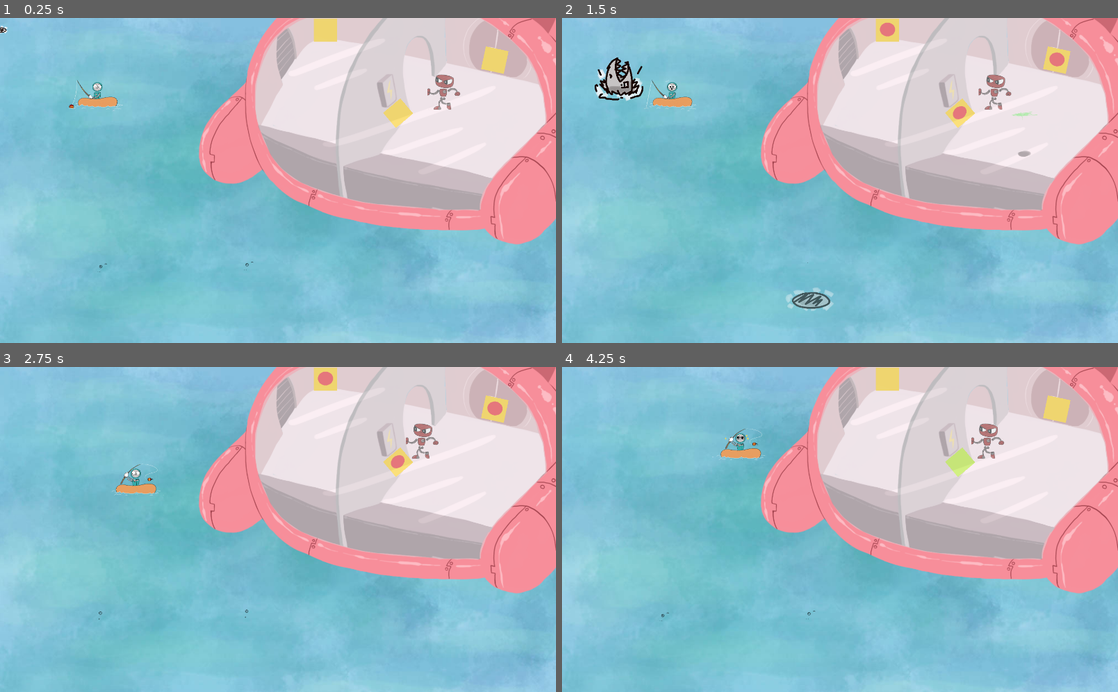
Above: before the commit, frames 1-4 (two rows, left to right).
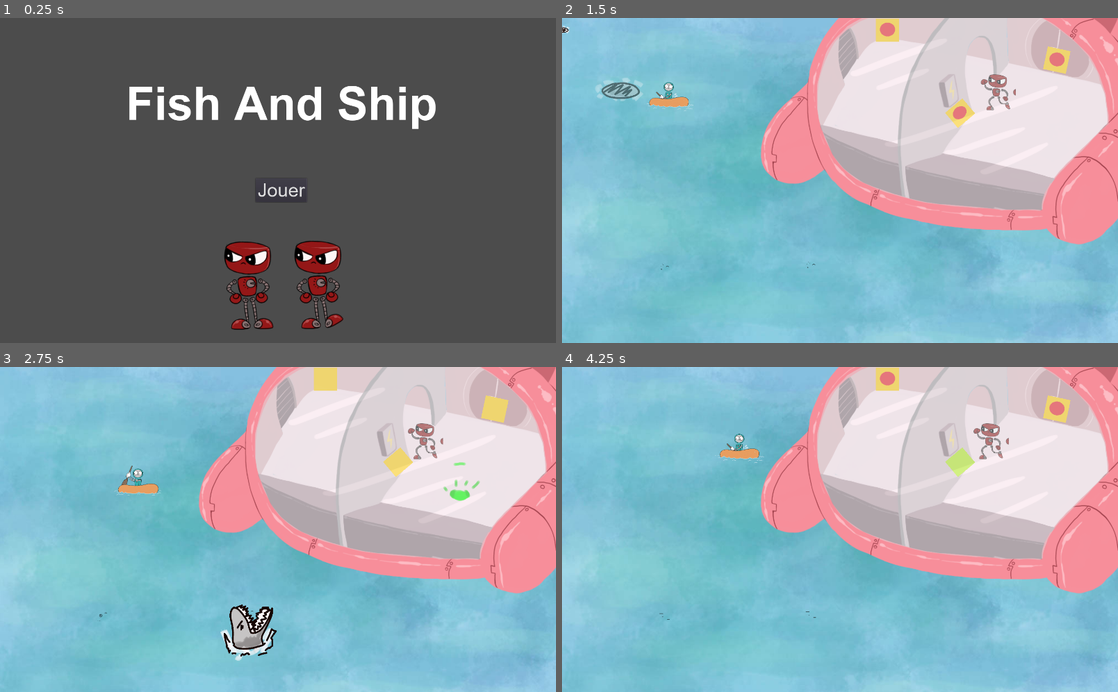
Above: after the commit, the same moments.

Repository: Majimo/FishAndShip
Game: Godot game, scene res://scenes/Intro.tscn
The game is run twice, just before and just after one commit, with the same random seed, the same clock (stepped at 60 frames per second) and the same inputs. Before the commit the project starts from res://scenes/MainWorld.tscn.
Inputs (mouse positions are in pixels of both pictures, inside the frame that each line leads up to):
- Up to frame 1 (0.25 s): no input
- Up to frame 2 (1.5 s): click (845, 190) at 0.5 s, where only the run after the commit has a clickable "Jouer"; hold Right (ui_right) from 1.28 s (still down); hold Q (ui_left2) from 1.28 s (still down)
- Up to frame 3 (2.75 s): tap D (ui_right2) at 1.55, 2.1 s; release Right (ui_right) at 2.03 s; release Q (ui_left2) at 2.03 s; hold Down (ui_down) from 2.03 s (still down); tap Z (ui_up2) at 2.3 s
- Up to frame 4 (4.25 s): release Down (ui_down) at 2.78 s; hold Right (ui_right) 2.78-3.53 s; hold Z (ui_up2) 2.78-3.53 s; tap Q (ui_left2) at 3.05, 3.6 s; hold Up (ui_up) from 3.53 s (still down); tap D (ui_right2) at 3.8 s

The runs differ from the first frame. In frame 1, 100% of the frame differs, in the area x 0-100%, y 0-100%; in frame 2, 1.8%; in frame 3, 2.1%; in frame 4, 0.7%.

Commit message:
quickfix: MainWorld

Diff:
--- a/project.godot
+++ b/project.godot
@@ -16,17 +16,13 @@
 [application]
 
 config/name="FishAndShip"
-run/main_scene="res://scenes/MainWorld.tscn"
+run/main_scene="res://scenes/Intro.tscn"
 config/icon="res://icon.png"
 
 [display]
 
 window/size/width=1536
 window/size/height=900
-window/size/test_width=1024
-window/size/test_height=600
-window/stretch/mode="viewport"
-window/stretch/aspect="keep"
 
 [input]
 
@@ -58,24 +54,28 @@
 , Object(InputEventJoypadMotion,"resource_local_to_scene":false,"resource_name":"","device":0,"axis":1,"axis_value":1.0,"script":null)
  ]
 }
-ui_up2={
+ui_right2={
 "deadzone": 0.5,
-"events": [ Object(InputEventKey,"resource_local_to_scene":false,"resource_name":"","device":0,"alt":false,"shift":false,"control":false,"meta":false,"command":false,"pressed":false,"scancode":90,"unicode":0,"echo":false,"script":null)
+"events": [ Object(InputEventJoypadMotion,"resource_local_to_scene":false,"resource_name":"","device":1,"axis":0,"axis_value":1.0,"script":null)
+, Object(InputEventKey,"resource_local_to_scene":false,"resource_name":"","device":0,"alt":false,"shift":false,"control":false,"meta":false,"command":false,"pressed":false,"scancode":68,"unicode":0,"echo":false,"script":null)
+ ]
+}
+ui_left2={
+"deadzone": 0.5,
+"events": [ Object(InputEventJoypadMotion,"resource_local_to_scene":false,"resource_name":"","device":1,"axis":0,"axis_value":-1.0,"script":null)
+, Object(InputEventKey,"resource_local_to_scene":false,"resource_name":"","device":0,"alt":false,"shift":false,"control":false,"meta":false,"command":false,"pressed":false,"scancode":81,"unicode":0,"echo":false,"script":null)
  ]
 }
 ui_down2={
 "deadzone": 0.5,
-"events": [ Object(InputEventKey,"resource_local_to_scene":false,"resource_name":"","device":0,"alt":false,"shift":false,"control":false,"meta":false,"command":false,"pressed":false,"scancode":83,"unicode":0,"echo":false,"script":null)
+"events": [ Object(InputEventJoypadMotion,"resource_local_to_scene":false,"resource_name":"","device":1,"axis":1,"axis_value":1.0,"script":null)
+, Object(InputEventKey,"resource_local_to_scene":false,"resource_name":"","device":0,"alt":false,"shift":false,"control":false,"meta":false,"command":false,"pressed":false,"scancode":83,"unicode":0,"echo":false,"script":null)
  ]
 }
-ui_right2={
+ui_up2={
 "deadzone": 0.5,
-"events": [ Object(InputEventKey,"resource_local_to_scene":false,"resource_name":"","device":0,"alt":false,"shift":false,"control":false,"meta":false,"command":false,"pressed":false,"scancode":68,"unicode":0,"echo":false,"script":null)
- ]
-}
-ui_left2={
-"deadzone": 0.5,
-"events": [ Object(InputEventKey,"resource_local_to_scene":false,"resource_name":"","device":0,"alt":false,"shift":false,"control":false,"meta":false,"command":false,"pressed":false,"scancode":81,"unicode":0,"echo":false,"script":null)
+"events": [ Object(InputEventJoypadMotion,"resource_local_to_scene":false,"resource_name":"","device":1,"axis":1,"axis_value":-1.0,"script":null)
+, Object(InputEventKey,"resource_local_to_scene":false,"resource_name":"","device":0,"alt":false,"shift":false,"control":false,"meta":false,"command":false,"pressed":false,"scancode":90,"unicode":0,"echo":false,"script":null)
  ]
 }
 
--- a/scenes/Perso.tscn
+++ b/scenes/Perso.tscn
@@ -9,88 +9,88 @@
 [ext_resource path="res://sounds/Soudage.wav" type="AudioStream" id=7]
 [ext_resource path="res://sounds/Choc.wav" type="AudioStream" id=8]
 
-[sub_resource type="AtlasTexture" id=13]
+[sub_resource type="AtlasTexture" id=1]
 flags = 4
 atlas = ExtResource( 5 )
 region = Rect2( 256, 0, 256, 300 )
 
-[sub_resource type="AtlasTexture" id=14]
+[sub_resource type="AtlasTexture" id=2]
 flags = 4
 atlas = ExtResource( 5 )
 region = Rect2( 512, 0, 256, 300 )
 
-[sub_resource type="AtlasTexture" id=1]
+[sub_resource type="AtlasTexture" id=3]
+flags = 4
+atlas = ExtResource( 1 )
+region = Rect2( 0, 0, 341, 256 )
+
+[sub_resource type="AtlasTexture" id=4]
+flags = 4
+atlas = ExtResource( 1 )
+region = Rect2( 341, 0, 341, 256 )
+
+[sub_resource type="AtlasTexture" id=5]
+flags = 4
+atlas = ExtResource( 1 )
+region = Rect2( 682, 0, 341, 256 )
+
+[sub_resource type="AtlasTexture" id=6]
+flags = 4
+atlas = ExtResource( 3 )
+region = Rect2( 0, 0, 378, 256 )
+
+[sub_resource type="AtlasTexture" id=7]
+flags = 4
+atlas = ExtResource( 3 )
+region = Rect2( 378, 0, 378, 256 )
+
+[sub_resource type="AtlasTexture" id=8]
+flags = 4
+atlas = ExtResource( 3 )
+region = Rect2( 756, 0, 378, 256 )
+
+[sub_resource type="AtlasTexture" id=9]
+flags = 4
+atlas = ExtResource( 3 )
+region = Rect2( 1134, 0, 378, 256 )
+
+[sub_resource type="AtlasTexture" id=10]
 flags = 4
 atlas = ExtResource( 4 )
 region = Rect2( 256, 0, 256, 300 )
 
-[sub_resource type="AtlasTexture" id=2]
+[sub_resource type="AtlasTexture" id=11]
 flags = 4
 atlas = ExtResource( 4 )
 region = Rect2( 512, 0, 256, 300 )
 
-[sub_resource type="AtlasTexture" id=3]
-flags = 4
-atlas = ExtResource( 3 )
-region = Rect2( 0, 0, 378, 256 )
-
-[sub_resource type="AtlasTexture" id=4]
-flags = 4
-atlas = ExtResource( 3 )
-region = Rect2( 378, 0, 378, 256 )
-
-[sub_resource type="AtlasTexture" id=5]
-flags = 4
-atlas = ExtResource( 3 )
-region = Rect2( 756, 0, 378, 256 )
-
-[sub_resource type="AtlasTexture" id=6]
-flags = 4
-atlas = ExtResource( 3 )
-region = Rect2( 1134, 0, 378, 256 )
-
-[sub_resource type="AtlasTexture" id=7]
-flags = 4
-atlas = ExtResource( 1 )
-region = Rect2( 0, 0, 341, 256 )
-
-[sub_resource type="AtlasTexture" id=8]
-flags = 4
-atlas = ExtResource( 1 )
-region = Rect2( 341, 0, 341, 256 )
-
-[sub_resource type="AtlasTexture" id=9]
-flags = 4
-atlas = ExtResource( 1 )
-region = Rect2( 682, 0, 341, 256 )
-
-[sub_resource type="SpriteFrames" id=10]
+[sub_resource type="SpriteFrames" id=12]
 animations = [ {
-"frames": [ SubResource( 13 ), SubResource( 14 ) ],
+"frames": [ SubResource( 1 ), SubResource( 2 ) ],
 "loop": true,
 "name": "idle",
 "speed": 5.0
 }, {
-"frames": [ SubResource( 1 ), SubResource( 2 ) ],
-"loop": true,
-"name": "pouik_marche",
-"speed": 5.0
-}, {
-"frames": [ SubResource( 3 ), SubResource( 4 ), SubResource( 5 ), SubResource( 6 ) ],
+"frames": [ SubResource( 3 ), SubResource( 4 ), SubResource( 5 ) ],
 "loop": true,
 "name": "bibou_rame",
 "speed": 4.5
 }, {
-"frames": [ SubResource( 7 ), SubResource( 8 ), SubResource( 9 ) ],
+"frames": [ SubResource( 6 ), SubResource( 7 ), SubResource( 8 ), SubResource( 9 ) ],
 "loop": true,
 "name": "bibou_peche",
 "speed": 2.0
+}, {
+"frames": [ SubResource( 10 ), SubResource( 11 ) ],
+"loop": true,
+"name": "pouik_marche",
+"speed": 5.0
 } ]
 
-[sub_resource type="RectangleShape2D" id=11]
+[sub_resource type="RectangleShape2D" id=13]
 extents = Vector2( 15.9558, 16.0929 )
 
-[sub_resource type="RectangleShape2D" id=12]
+[sub_resource type="RectangleShape2D" id=14]
 extents = Vector2( 40.2207, 34.0367 )
 
 [node name="Perso" type="KinematicBody2D"]
@@ -98,8 +98,8 @@
 
 [node name="Sprite" type="AnimatedSprite" parent="."]
 scale = Vector2( 0.4, 0.4 )
-frames = SubResource( 10 )
-animation = "idle"
+frames = SubResource( 12 )
+animation = "bibou_rame"
 
 [node name="Timer" type="Timer" parent="."]
 
Not shown: 3 places in scenes/Perso.tscn that only renumber resources
